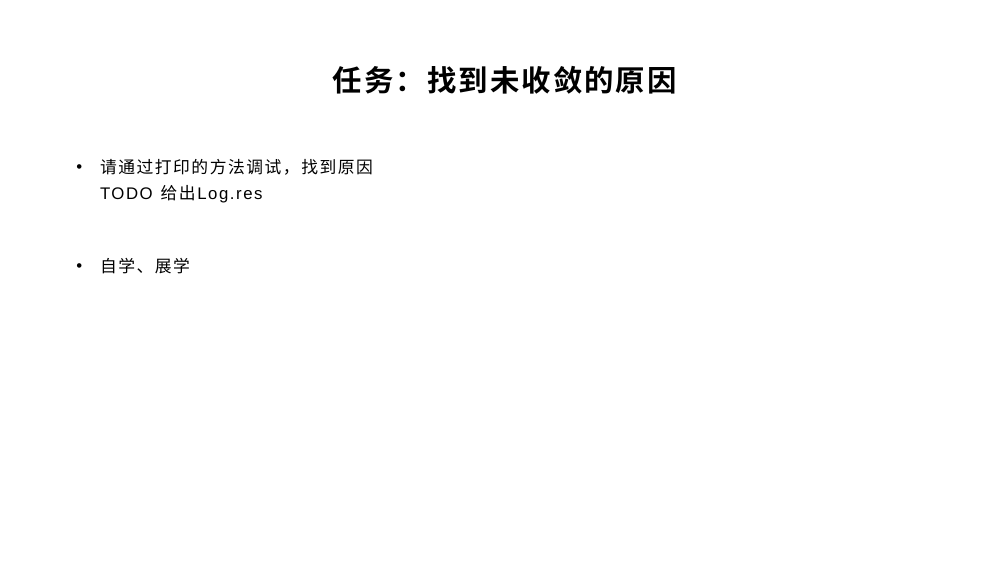
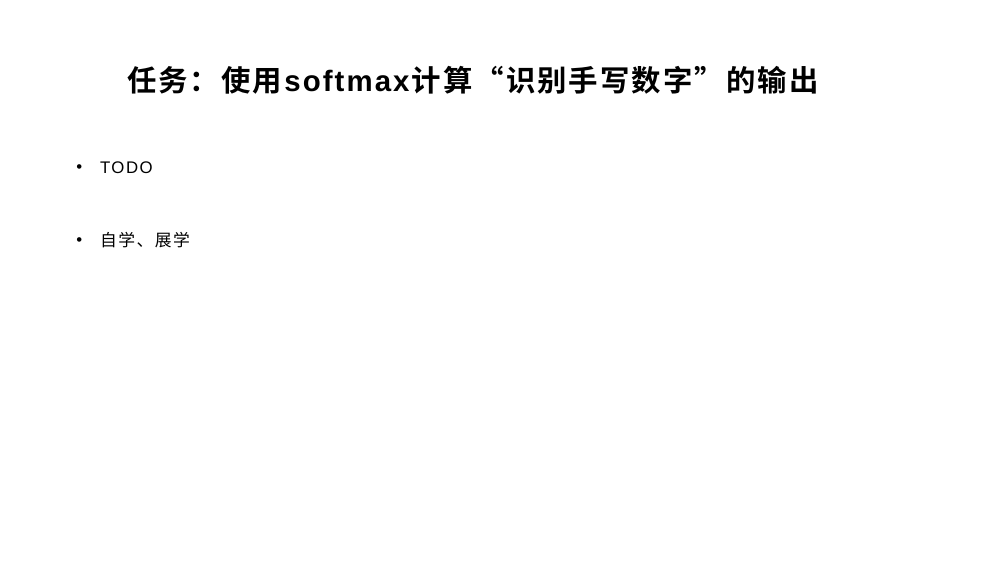
Before and after one commit to yyc-git/DeepLearningEdu, a slide deck: slide 18 of lessons/6_softmax/ppt/使用交叉熵损失函数和Softmax激活函数.pptx. Drawn at 1008x567 pixels with LibreOffice and Linux fonts; fonts in the diff are those of the drawing; background and template pictures are left out. Boxes give left, top, right and bottom in pixels: in the first picture for what was removed or moved away, otherwise in the second. Text is boxed around its words. In the diff, an @@ line names an element or a change of style, - is before the commit and + after.

```diff
--- a/lessons/6_softmax/ppt/使用交叉熵损失函数和Softmax激活函数.pptx
+++ b/lessons/6_softmax/ppt/使用交叉熵损失函数和Softmax激活函数.pptx
@@ title at (127, 66, 818, 94): text changed @@
-任务：找到未收敛的原因
+任务：使用softmax计算“识别手写数字”的输出
@@ text at (100, 161, 153, 173): text changed @@
-• 请通过打印的方法调试，找到原因
-  TODO 给出Log.res
+• TODO
```
Also in this commit, not shown: 11 other slides changed, 9 slides added, 11 slides removed, 1 other file.
